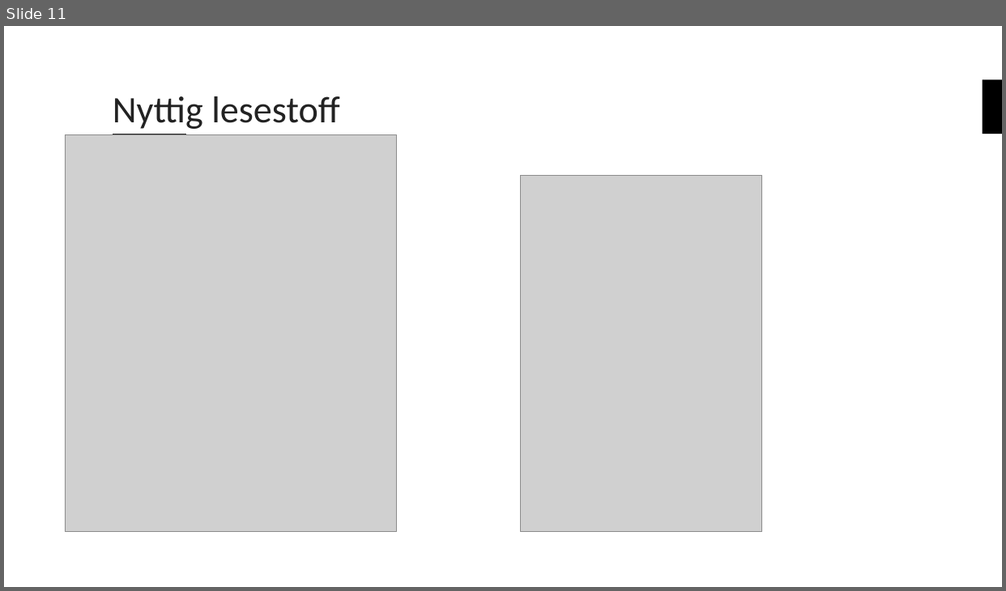
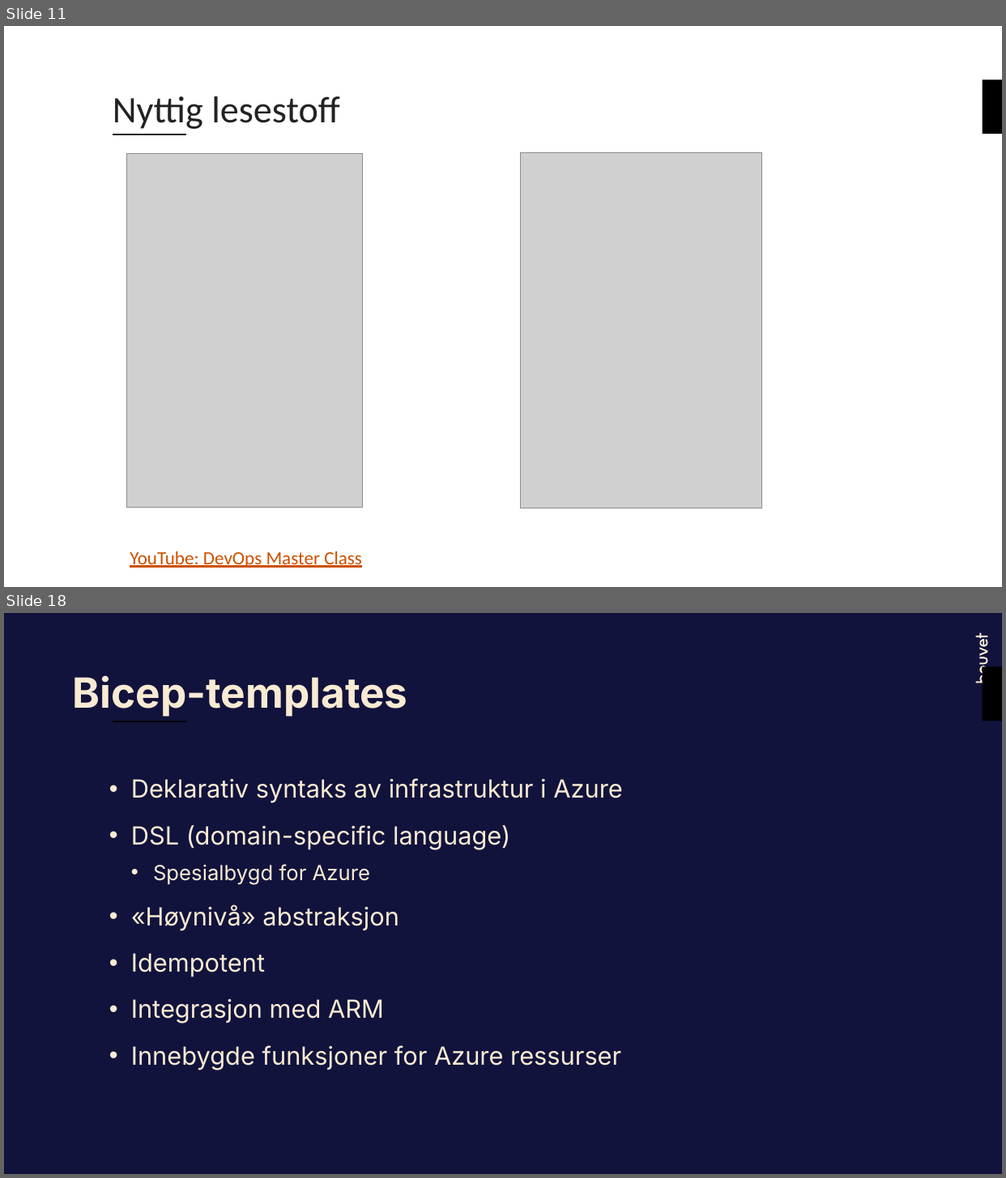
Before and after one commit to bouvet/azure-workshops, a slide deck: Workshop_2/Presentasjon/Azureskolen-Workshop#2.pptx. Shown one above the other, each under a label of ours: slide 11 before the commit, slides 11 and 18 after it; the slides between them are not shown. The pictures are 1006x591 and 1006x1178 pixels, drawn with LibreOffice and Linux fonts; fonts in the diff are those of the drawing; grey boxes stand for pictures; background and template pictures are left out. Boxes give left, top, right and bottom in pixels: in the first picture for what was removed or moved away, otherwise in the second. Text is boxed around its words. In the diff, an @@ line names an element or a change of style, - is before the commit and + after.

```diff
--- a/Workshop_2/Presentasjon/Azureskolen-Workshop#2.pptx
+++ b/Workshop_2/Presentasjon/Azureskolen-Workshop#2.pptx
@@ slide 18 added at (4,613,1002,1174), background #11133C; not listed: 1 template element that a slide beside it also shows @@
@@ freeform shape added at (976,633,988,683), fill #F9EAD3 @@
@@ freeform shape added at (980,638,988,647), fill #F9EAD3 @@
@@ freeform shape added at (982,642,982,643), fill #11133C at 55% opacity @@
@@ title added at (73,675,408,717), 40 pt, text #F9EAD3, bold @@
+Bicep-templates
@@ line added from (113, 722) to (187, 722), #000000 2 pt @@
@@ text added at (131,778,623,1070), 24 pt, text #F9EAD3 @@
+• Deklarativ syntaks av infrastruktur i Azure
+• DSL (domain-specific language)
+  • Spesialbygd for Azure
+• «Høynivå» abstraksjon
+• Idempotent
+• Integrasjon med ARM
+• Innebygde funksjoner for Azure ressurser
@@ slide 11 changed as well @@
@@ picture: place and size @@
-picture at (66,135,396,531)
+picture at (127,154,363,507)
@@ picture: place and size @@
-picture at (521,176,762,532)
+picture at (521,152,762,509)
@@ text added at (130,552,362,568), 18 pt, text #CD5000, underline @@
+YouTube: DevOps Master Class
```
Also in this commit, not shown: 22 other slides changed, 2 other slides added, 2 slides removed.
